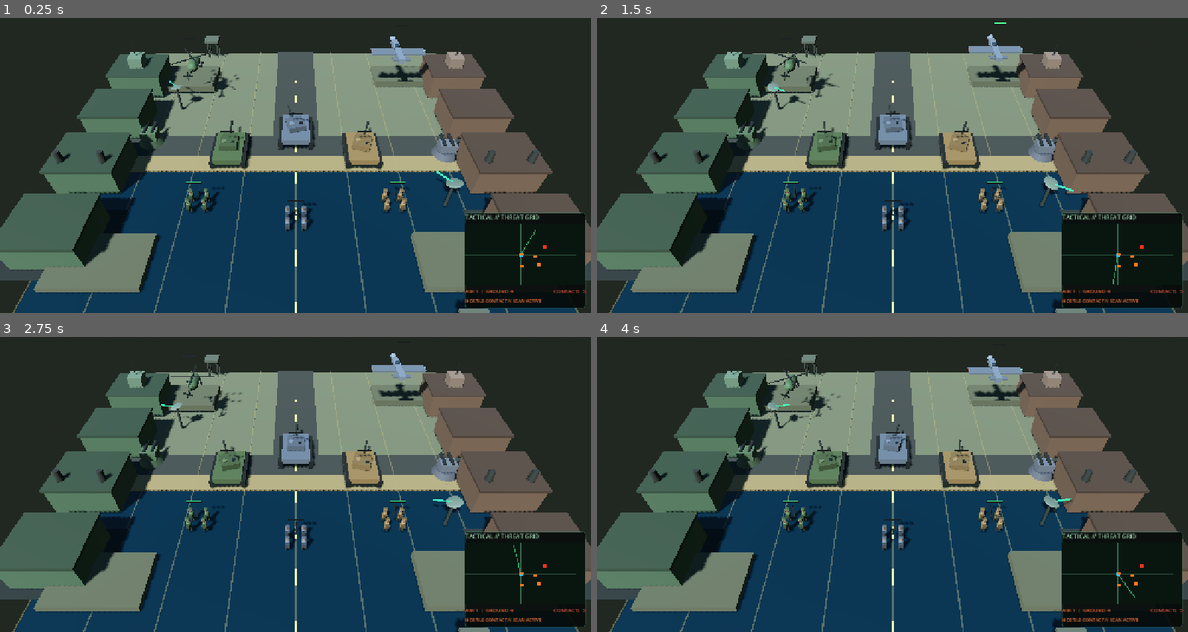
Above: before the commit, frames 1-4 (two rows, left to right).
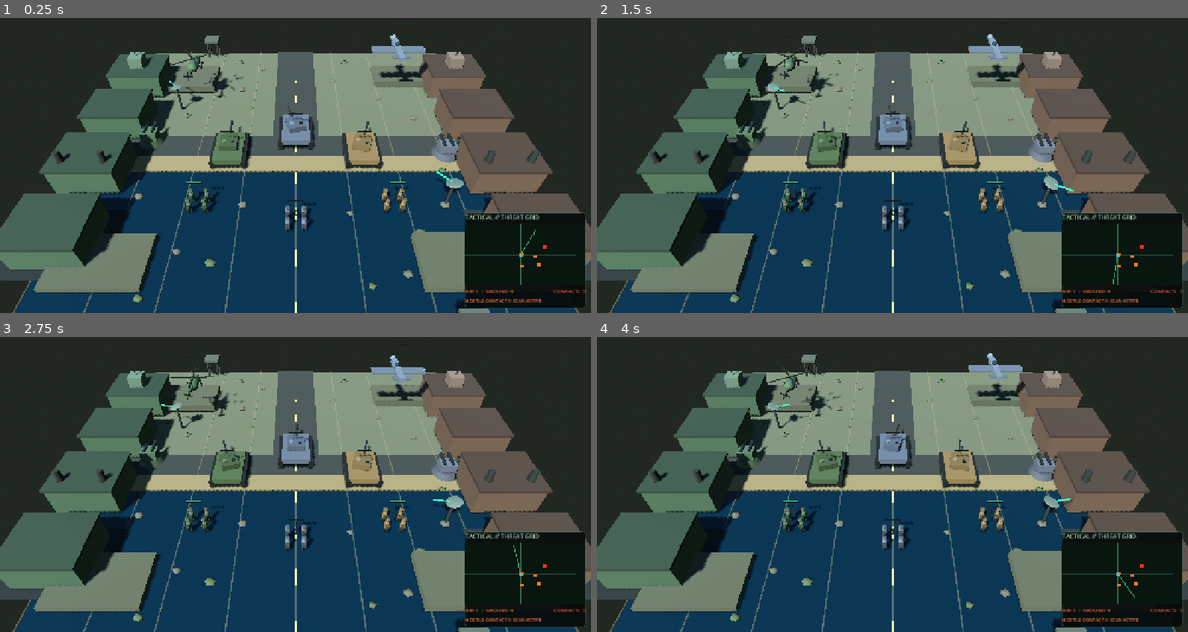
Above: after the commit, the same moments.

Repository: Jamalalbaroty/storm-generals-mobil
Game: Godot game, scene res://prototype_3d/battlefield_3d.tscn
Two runs of this game, one before a commit and one after it. Both use one fixed random seed, a clock stepped at 60 frames per second and the inputs below. This scene is started directly instead of the project's main scene.
Inputs (mouse positions are in pixels of both pictures, inside the frame that each line leads up to):
- Up to frame 1 (0.25 s): no input
- Up to frame 2 (1.5 s): move the mouse to (1022, 130) at 0.52 s; click (1022, 130) at 0.67 s; drag from (774, 162) to (862, 212) at 1.27 s
- Up to frame 3 (2.75 s): move the mouse to (354, 393) at 2.02 s; click (354, 393) at 2.17 s
- Up to frame 4 (4 s): drag from (862, 531) to (715, 416) at 2.77 s; move the mouse to (1069, 516) at 3.52 s; click (1069, 516) at 3.67 s

The runs differ from the first frame. In frame 1, 0.7% of the frame differs, in the area x 22-77%, y 5-97%; in frame 2, 0.5%; in frame 3, 0.8%; in frame 4, 0.8%.

Commit message:
Add deterministic low-poly terrain detail scatter

Diff:
--- a/prototype_3d/battlefield_3d.gd
+++ b/prototype_3d/battlefield_3d.gd
@@ -74,6 +74,7 @@
 	combat_impact_audio = _make_combat_audio(true)
 	_build_environment()
 	_build_terrain()
+	_build_terrain_details()
 	_build_battlefield_features()
 	_build_camera()
 	_build_lighting()
@@ -316,6 +317,65 @@
 		marker.material_override = marker_material
 		marker.position = Vector3(-ARENA_SIZE * 0.5 + i * 5.25, -0.04, 0.0)
 		add_child(marker)
+
+
+func _build_terrain_details() -> void:
+	# Deterministic low-poly scatter adds scale and texture without spawning
+	# dozens of independent scene nodes on mobile devices.
+	var rock_positions: Array[Vector3] = [
+		Vector3(-16.0, 0.12, -8.0), Vector3(-11.5, 0.12, -15.0),
+		Vector3(-7.0, 0.12, -11.0), Vector3(-4.5, 0.12, -16.0),
+		Vector3(5.0, 0.12, -13.0), Vector3(10.5, 0.12, -9.0),
+		Vector3(14.0, 0.12, -5.0), Vector3(-15.0, 0.12, 7.0),
+		Vector3(-10.0, 0.12, 13.0), Vector3(-5.0, 0.12, 8.0),
+		Vector3(5.0, 0.12, 9.0), Vector3(9.0, 0.12, 15.0),
+		Vector3(14.0, 0.12, 8.0), Vector3(16.0, 0.12, -15.0)
+	]
+	var scrub_positions: Array[Vector3] = [
+		Vector3(-17.0, 0.08, -15.0), Vector3(-13.0, 0.08, -5.5),
+		Vector3(-8.0, 0.08, -18.0), Vector3(-5.5, 0.08, -7.0),
+		Vector3(7.0, 0.08, -18.0), Vector3(12.0, 0.08, -14.0),
+		Vector3(17.0, 0.08, -10.0), Vector3(-17.0, 0.08, 12.0),
+		Vector3(-12.0, 0.08, 17.0), Vector3(-7.0, 0.08, 14.0),
+		Vector3(6.0, 0.08, 16.0), Vector3(11.0, 0.08, 11.0),
+		Vector3(17.0, 0.08, 13.0), Vector3(15.0, 0.08, 3.5)
+	]
+	var rock_mesh := SphereMesh.new()
+	rock_mesh.radius = 0.42
+	rock_mesh.height = 0.58
+	rock_mesh.radial_segments = 6
+	rock_mesh.rings = 3
+	var rock_material := StandardMaterial3D.new()
+	rock_material.albedo_color = Color(0.35, 0.33, 0.27)
+	rock_material.roughness = 1.0
+	_add_terrain_scatter("TerrainRockScatter", rock_positions, rock_mesh, rock_material, Vector3(1.0, 0.72, 0.9))
+	var scrub_mesh := SphereMesh.new()
+	scrub_mesh.radius = 0.48
+	scrub_mesh.height = 0.52
+	scrub_mesh.radial_segments = 5
+	scrub_mesh.rings = 2
+	var scrub_material := StandardMaterial3D.new()
+	scrub_material.albedo_color = Color(0.30, 0.34, 0.22)
+	scrub_material.roughness = 1.0
+	_add_terrain_scatter("TerrainScrubScatter", scrub_positions, scrub_mesh, scrub_material, Vector3(1.15, 0.42, 0.9))
+
+
+func _add_terrain_scatter(scatter_name: String, positions: Array[Vector3], mesh: Mesh, material: Material, base_scale: Vector3) -> void:
+	var scatter := MultiMeshInstance3D.new()
+	scatter.name = scatter_name
+	var instances := MultiMesh.new()
+	instances.transform_format = MultiMesh.TRANSFORM_3D
+	instances.mesh = mesh
+	instances.instance_count = positions.size()
+	for i in range(positions.size()):
+		var variation := 0.78 + float((i * 7) % 5) * 0.09
+		var rotation := deg_to_rad(float((i * 37) % 360))
+		var instance_scale := base_scale * variation
+		var basis := Basis.from_euler(Vector3(0.0, rotation, 0.0)).scaled(instance_scale)
+		instances.set_instance_transform(i, Transform3D(basis, positions[i]))
+	scatter.multimesh = instances
+	scatter.material_override = material
+	add_child(scatter)
 
 
 func _build_battlefield_features() -> void:
